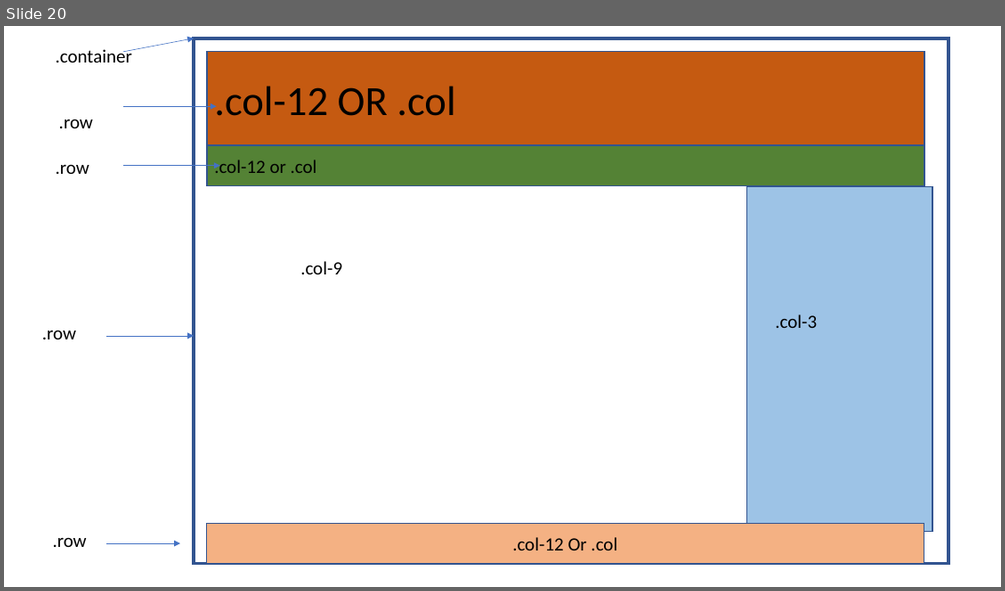
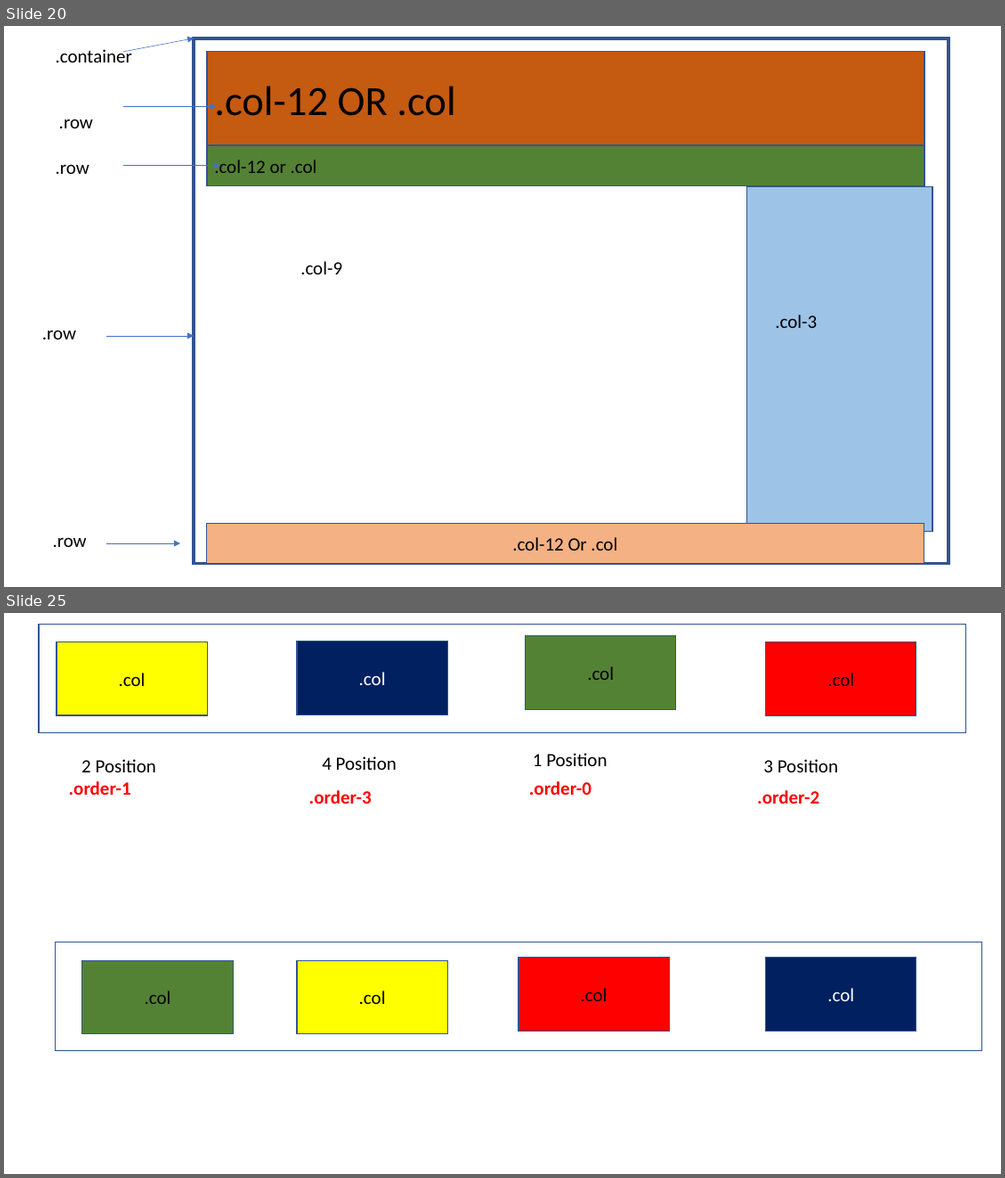
Before and after one commit to PiyushChaturvedii/Batch04, a slide deck: What is Bootstrap.pptx. Shown one above the other, each under a label of ours: slide 20 before the commit, slides 20 and 25 after it; the slides between them are not shown. The pictures are 1005x591 and 1005x1178 pixels, drawn with LibreOffice and Linux fonts; fonts in the diff are those of the drawing. Boxes give left, top, right and bottom in pixels: in the first picture for what was removed or moved away, otherwise in the second. Text is boxed around its words. In the diff, an @@ line names an element or a change of style, - is before the commit and + after.

```diff
--- a/What is Bootstrap.pptx
+++ b/What is Bootstrap.pptx
@@ slide 25 added at bbox=[4, 613, 1001, 1174], background #FFFFFF @@
@@ group added at bbox=[39, 625, 966, 732]: 5 rectangles @@
+.col
+.col
+.col
+.col
@@ text added at bbox=[81, 759, 156, 772], 18 pt, text #000000 @@
+2 Position
@@ text added at bbox=[322, 756, 396, 770], 18 pt, text #000000 @@
+4 Position
@@ text added at bbox=[533, 753, 607, 766], 18 pt, text #000000 @@
+1 Position
@@ text added at bbox=[763, 759, 838, 772], 18 pt, text #000000 @@
+3 Position
@@ text added at bbox=[69, 781, 131, 795], 18 pt, text #FF0000, bold @@
+.order-1
@@ text added at bbox=[309, 790, 372, 803], 18 pt, text #FF0000, bold @@
+.order-3
@@ text added at bbox=[529, 781, 591, 795], 18 pt, text #FF0000, bold @@
+.order-0
@@ text added at bbox=[757, 790, 819, 803], 18 pt, text #FF0000, bold @@
+.order-2
@@ rectangle added at bbox=[55, 942, 982, 1051], outline #325491 1 pt @@
@@ rectangle added at bbox=[518, 957, 669, 1031], fill #FF0000, outline #325491 1 pt, 18 pt, text #000000 @@
+.col
@@ rectangle added at bbox=[766, 957, 916, 1031], fill #002060, outline #325491 1 pt, 18 pt, text #FFFFFF @@
+.col
@@ rectangle added at bbox=[82, 961, 233, 1035], fill #548235, outline #325491 1 pt, 18 pt, text #000000 @@
+.col
@@ rectangle added at bbox=[297, 961, 447, 1035], fill #FFFF00, outline #325491 1 pt, 18 pt, text #000000 @@
+.col
```
Also in this commit, not shown: 5 other slides added, 3 other files.
